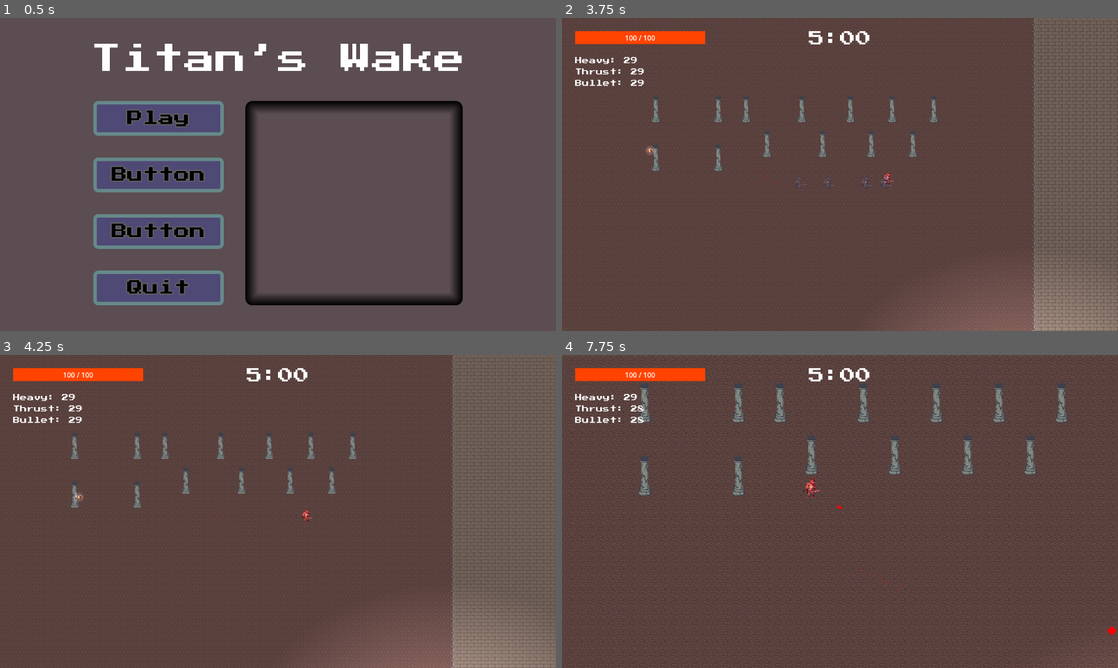
Above: before the commit, frames 1-4 (two rows, left to right).
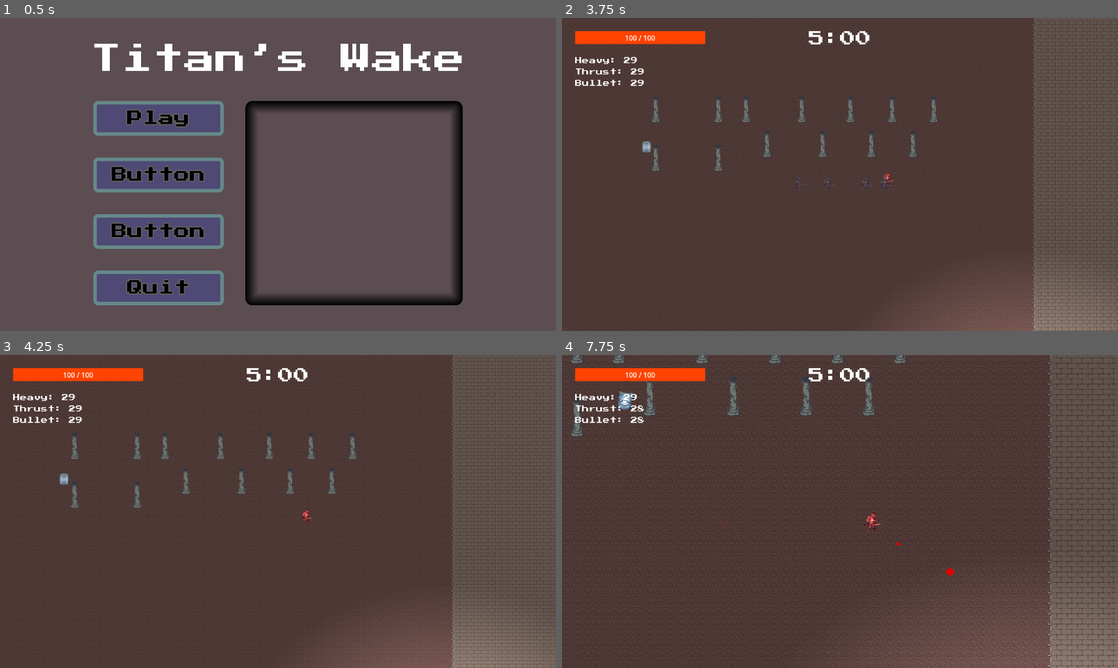
Above: after the commit, the same moments.

Repository: Sai-11011/godot-game-jam
Game: Godot game, scene res://Scenes/start_ui.tscn
Same seed, same stepped clock (60 frames per second), same inputs: the game is played once before the commit and once after it. The engine's default icon, where the game draws it, is replaced by a stand-in: a white triangle on a blue panel in a dark square.
Inputs (mouse positions are in pixels of both pictures, inside the frame that each line leads up to):
- Up to frame 1 (0.5 s): no input
- Up to frame 2 (3.75 s): click "Play" at 0.5 s; move the mouse to (962, 158) at 1.27 s; press the mouse at (962, 158) at 1.28 s; hold D (right) 1.28-2.03 s; move the mouse to (728, 190) at 2.02 s; release the mouse at (728, 190) at 2.03 s; hold S (down) 2.03-2.78 s; tap L (bullet) at 2.1 s; move the mouse to (895, 105) at 2.77 s; hold D (right) 2.78-3.53 s; hold H (heavy) 2.78-3.53 s; move the mouse to (812, 237) at 3.52 s; hold K (thrust) from 3.53 s (still down); tap Z (zoom) at 3.6 s
- Up to frame 3 (4.25 s): keep holding K (thrust)
- Up to frame 4 (7.75 s): move the mouse to (1006, 558) at 4.27 s; release K (thrust) at 4.28 s; press the mouse at (1006, 558) at 4.28 s; hold A (left) 4.28-5.78 s; move the mouse to (673, 464) at 5.02 s; release the mouse at (673, 464) at 5.03 s; tap L (bullet) at 5.1 s; move the mouse to (867, 511) at 5.77 s; hold S (down) 5.78-6.53 s; hold H (heavy) 5.78-6.53 s; move the mouse to (756, 433) at 6.52 s; hold D (right) 6.53-7.28 s; tap Z (zoom) at 6.6 s; move the mouse to (962, 495) at 7.27 s; press the mouse at (962, 495) at 7.28 s; hold K (thrust) from 7.28 s (still down)

Frame 1 is identical in both runs. In frame 2, less than 0.1% of the frame differs, in the area x 14-59%, y 39-51%; in frame 3, 0.1%; in frame 4, 15%, in the area x 0-100%, y 0-100%.

Commit message:
implemented basic mechanics of tank and added them to map.

Diff:
--- a/Scenes/main.tscn
+++ b/Scenes/main.tscn
@@ -218,6 +218,5 @@
 debug_color = Color(1, 1, 1, 0.05882353)
 
 [node name="CanvasModulate" type="CanvasModulate" parent="." unique_id=1641982088]
-visible = false
 color = Color(0.8646751, 0.86467516, 0.8646751, 1)
 metadata/_edit_lock_ = true
--- a/Scripts/enemy_spawner.gd
+++ b/Scripts/enemy_spawner.gd
@@ -7,8 +7,8 @@
 @export var player: CharacterBody2D
 
 var max_slimes = 40
-var max_rangers = 60
-var max_tanks = 50
+var max_rangers = 30
+var max_tanks = 30
 
 # Create the "Donut"
 var min_spawn_radius: float = 400.0
@@ -17,9 +17,11 @@
 func _on_enemy_spawn_timer_timeout():
 	if player == null:
 		return
-
-	if randf() < 0.3:
+	var random = randf()
+	if random < 0.3:
 		spawn_tank()
+	elif random < 0.6:
+		spawn_ranger()
 	else:
 		spawn_slime()
 
Not shown: 1 places in Scenes/main.tscn that only renumber resources
